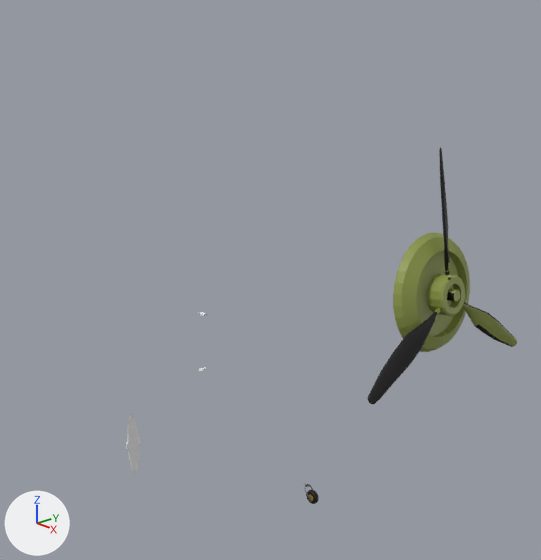
One commit to the Blender file X-Plane Aircraft Projects/Fairey_Battle/Blender_files/FaireyBattleParts.blend: the scene before it, then after it.
Before and after are seen from a camera (50 mm lens) standing at (7.41, -5.45, 4.7) and looking at (0.01, 1.17, 1.37). Arrows for +X, +Y and +Z are at lower left; the lights stay in place.

The first picture shows 'Aircraft.002', 'fuselage.001', 'mainWings'.
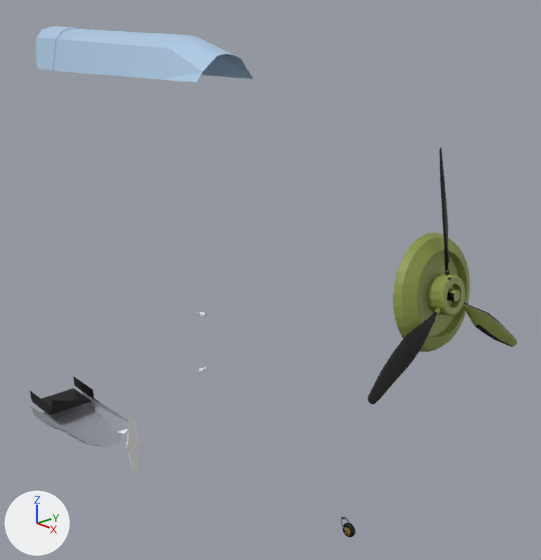
Location of each change, (x1, y1, x2, y2) in pixels of the pictures (541 x 560 px):
'canopeGlass', added (blue)
    after: (35, 26, 253, 82)
'AirScoop', added
    after: (30, 376, 128, 447)
'fuselage.001', moved
    before: (304, 483, 319, 504)
    after: (341, 516, 356, 537)

What the commit changed:
Picture 'Anson_paint.png.004' (img_anson_paint_png_004) is new.
Material 'Perspex.003' (mat_perspex_003) is new.
Its base color is (0.426, 0.6, 0.8) (blue #afcbe7).
Its sheen weight is 0.1.
Material 'Blenheim.002' (mat_blenheim_002) is new.
Its texture is img_anson_paint_png_004.
Mesh me_cylinder_005 is new.
It has 106 vertices, 77 faces and spans x -3.75..0.56, y -0.42..0.42, z 4.13..4.73.
It uses material mat_perspex_003 (blue #afcbe7).
Mesh me_cylinder_001 is new.
It has 105 vertices, 21 faces, 68 loose edges and spans x -4.89..-2.31, y -0.6..0.72, z 1.54..2.2.
It uses material mat_blenheim_002 (picture img_anson_paint_png_004).
Object 'fuselage.001' (ob_fuselage_001) moves from (-0.43, -0.53, 0.87) to (0.1, -0.53, 0.75).
Object 'canopeGlass' (ob_canopeglass) is new; it shows me_cylinder_005.
Its location is (0.0, 0.0, 0.0).
Object 'AirScoop' (ob_airscoop) is new; it shows me_cylinder_001.
Its location is (0.0, 0.0, -3.63).
